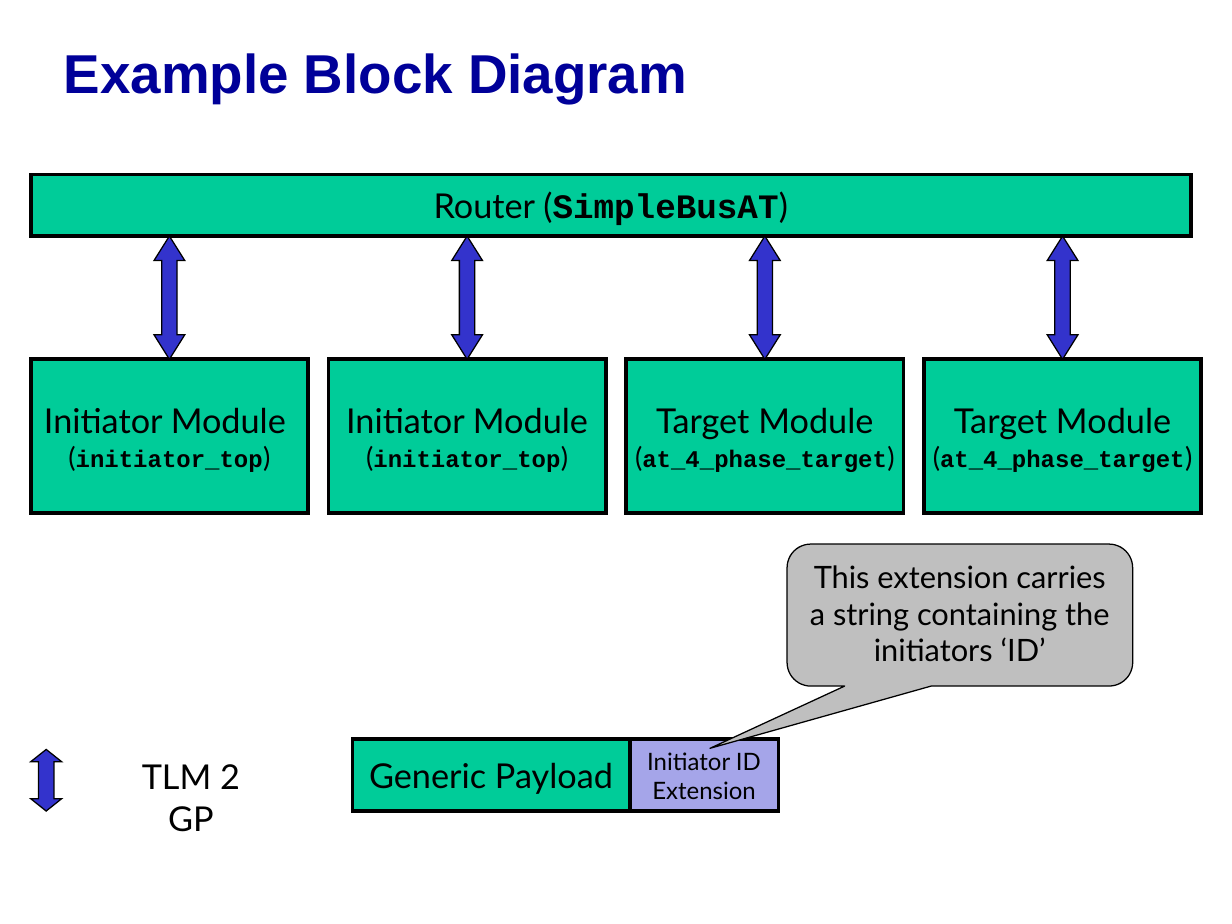
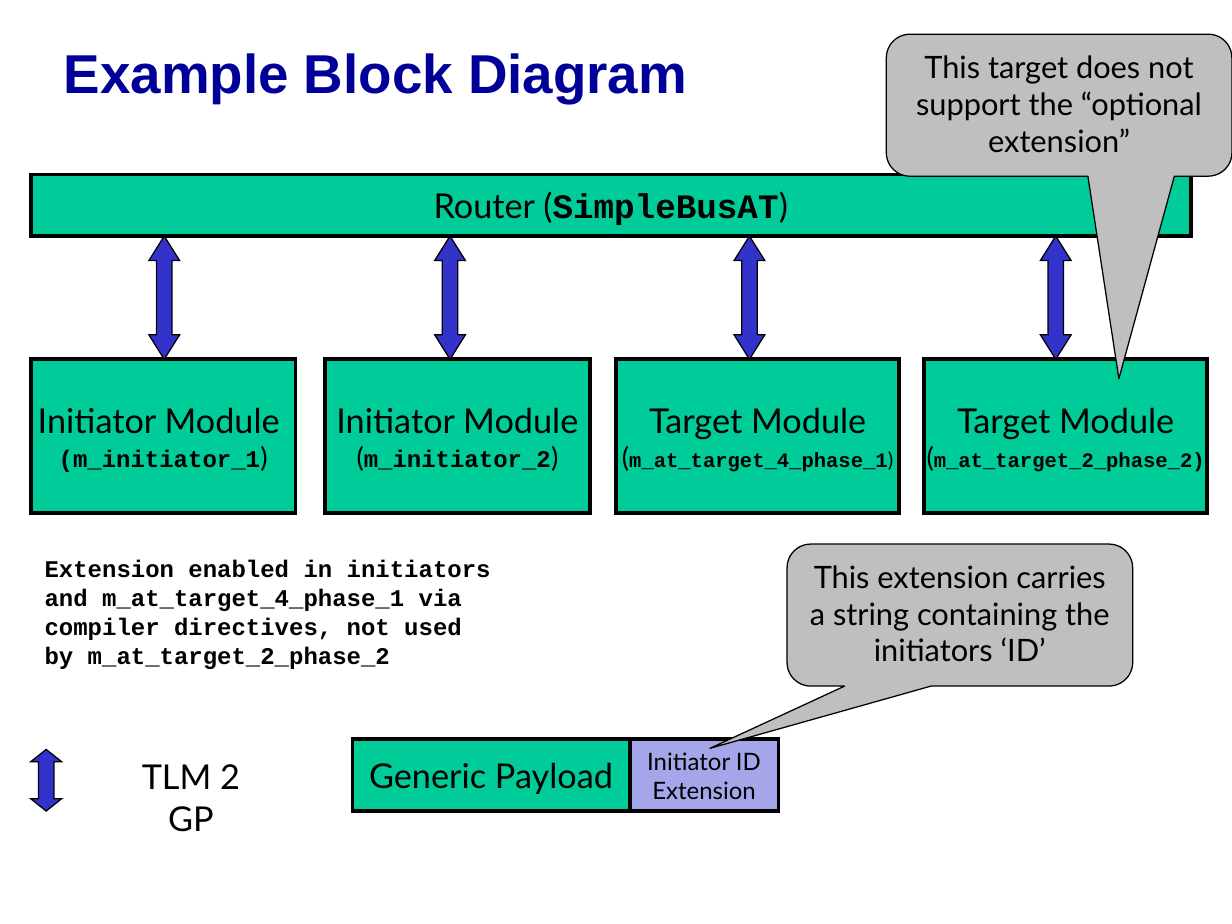
Before and after one commit to accellera-official/systemc, a slide deck: slide 3 of examples/tlm/at_extension_optional/docs/at_extension_optional_example.ppt. Drawn at 1232x924 pixels with LibreOffice and Linux fonts; fonts in the diff are those of the drawing; background and template pictures are left out. Boxes give left, top, right and bottom in pixels: in the first picture for what was removed or moved away, otherwise in the second. Text is boxed around its words. In the diff, an @@ line names an element or a change of style, - is before the commit and + after.

Commit message:
Improvements to AT examples - needs review

```diff
--- a/examples/tlm/at_extension_optional/docs/at_extension_optional_example.ppt
+++ b/examples/tlm/at_extension_optional/docs/at_extension_optional_example.ppt
@@ rounded speech box added at [886,34,1232,176], fill #BFBFBF, outline #000000 0.74 pt, 18 pt, text #000000 @@
+This target does not support the “optional extension”
@@ up down arrow: place and size @@
-up down arrow at [154,237,185,360]
+up down arrow at [149,237,180,360]
@@ up down arrow: place and size @@
-up down arrow at [452,237,483,360]
+up down arrow at [435,237,466,360]
@@ up down arrow: place and size @@
-up down arrow at [749,237,780,360]
+up down arrow at [734,237,765,360]
@@ up down arrow: place and size @@
-up down arrow at [1047,237,1078,360]
+up down arrow at [1040,237,1071,360]
@@ rectangle "Initiator Module": place and size @@
-rectangle "Initiator Module" at [31,360,308,514]
+rectangle "Initiator Module" at [31,360,296,514]
@@ rectangle "Initiator Module": place and size @@
-rectangle "Initiator Module" at [329,360,606,514]
+rectangle "Initiator Module" at [325,360,590,514]
@@ rectangle "Target Module": place and size @@
-rectangle "Target Module" at [626,360,903,514]
+rectangle "Target Module" at [616,360,899,514]
@@ rectangle "Target Module": place and size @@
-rectangle "Target Module" at [924,360,1201,514]
+rectangle "Target Module" at [924,360,1207,514]
@@ text in rectangle at [59,450,260,472]: text changed @@
-(initiator_top)
+(m_initiator_1)
@@ text in rectangle at [364,450,551,470]: text changed @@
-(initiator_top)
+(m_initiator_2)
@@ text in rectangle at [629,453,893,472]: text changed; size 14 to 12 pt @@
-(at_4_phase_target)
+(m_at_target_4_phase_1)
@@ text in rectangle at [934,453,1205,472]: text changed; size 14 to 12 pt @@
-(at_4_phase_target)
+(m_at_target_2_phase_2)
@@ text added at [45,560,491,669], 14 pt, text #000000, bold @@
+Extension enabled in initiators and m_at_target_4_phase_1 via compiler directives, not used by m_at_target_2_phase_2
```
Also in this commit, not shown: 2 other slides changed, 2 slides removed, 32 other files.
